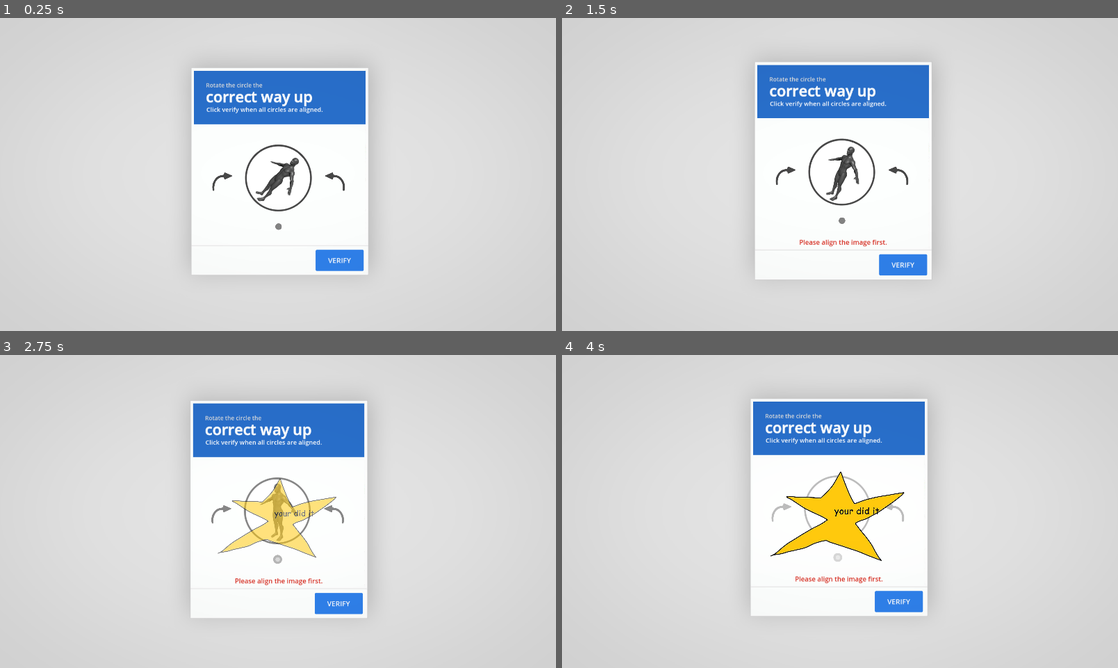
Above: before the commit, frames 1-4 (two rows, left to right).
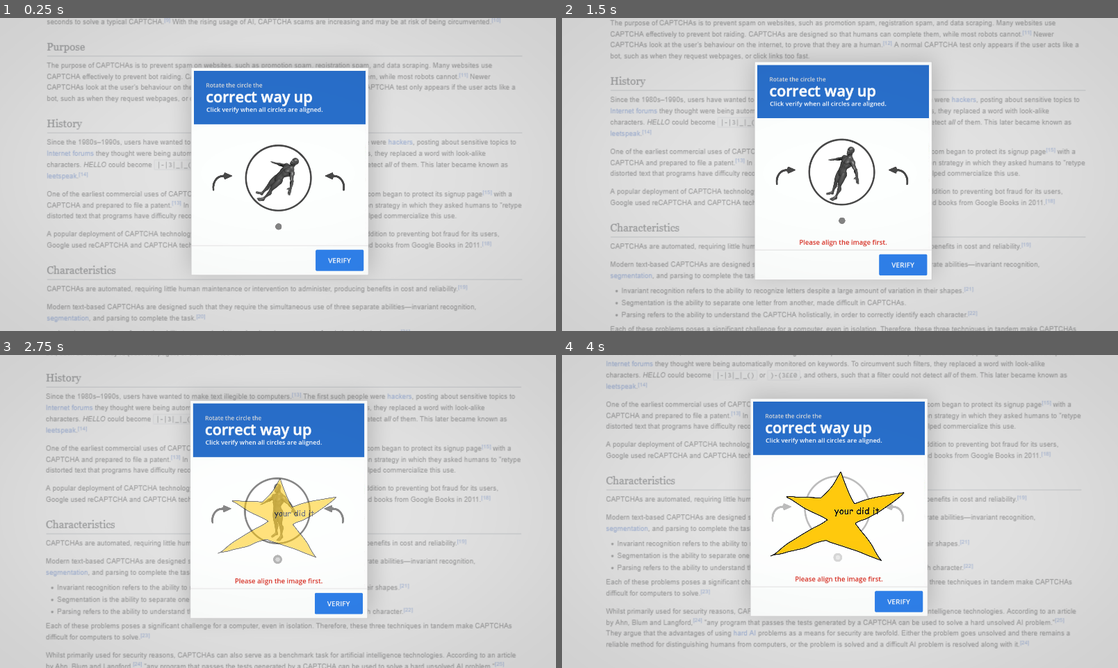
Above: after the commit, the same moments.

Repository: NonsenseNH/CaptchaWare
Game: Godot game, scene res://scenes/test_microgame.tscn
The game is run twice, just before and just after one commit, with the same random seed, the same clock (stepped at 60 frames per second) and the same inputs. This scene is started directly instead of the project's main scene. Sound files missing from this copy of the repository are replaced by a short silence.
Inputs (mouse positions are in pixels of both pictures, inside the frame that each line leads up to):
- Up to frame 1 (0.25 s): no input
- Up to frame 2 (1.5 s): tap Enter at 0.5 s; move the mouse to (962, 158) at 0.52 s; press the mouse at (962, 158) at 0.53 s; hold D (right) 0.53-1.25 s; release the mouse at (962, 158) at 1.25 s; drag from (728, 190) to (812, 237) at 1.27 s
- Up to frame 3 (2.75 s): move the mouse to (333, 442) at 2.02 s; press the mouse at (333, 442) at 2.03 s; hold D (right) from 2.03 s (still down)
- Up to frame 4 (4 s): release D (right) at 2.75 s; release the mouse at (895, 442) at 2.75 s; drag from (812, 574) to (673, 464) at 2.77 s; move the mouse to (1006, 558) at 3.52 s; press the mouse at (1006, 558) at 3.53 s; hold A (left) from 3.53 s (still down)

The runs differ from the first frame. In frame 1, 6.6% of the frame differs, in the area x 8-94%, y 0-100%; in frame 2, 7.8%, in the area x 8-95%, y 0-100%; in frame 3, 6.6%; in frame 4, 7.1%.

Commit message:
tweaked some stuffs

Diff:
--- a/default_bus_layout.tres
+++ b/default_bus_layout.tres
@@ -7,7 +7,7 @@
 resource_name = "PitchShift"
 
 [resource]
-bus/0/volume_db = -12.461078
+bus/0/volume_db = -0.32825565
 bus/0/effect/0/effect = SubResource("AudioEffectLimiter_j3pel")
 bus/0/effect/0/enabled = true
 bus/1/name = &"Music"
--- a/microgames/faceRightUp.tscn
+++ b/microgames/faceRightUp.tscn
@@ -406,7 +406,7 @@
 
 [node name="victory" type="AudioStreamPlayer" parent="sounds"]
 stream = ExtResource("10_sjvoe")
-volume_db = -1.17
+volume_db = -10.0
 bus = &"Sounds"
 
 [connection signal="pressed" from="arrowLeft" to="." method="_on_arrow_left_pressed"]
--- a/project.godot
+++ b/project.godot
@@ -21,10 +21,6 @@
 window/size/viewport_height=1080
 window/size/mode=2
 window/stretch/mode="viewport"
-
-[global_group]
-
-camera=""
 
 [input]
 
--- a/scenes/Main.tscn
+++ b/scenes/Main.tscn
@@ -2538,7 +2538,7 @@
 text = "Verification Failed. Please try again."
 autowrap_mode = 2
 
-[node name="MicrogameGameplay" type="Node2D" parent="."]
+[node name="MicrogameGameplay" type="Node2D" parent="." groups=["main_game"]]
 script = ExtResource("1_36rkl")
 
 [node name="bg" type="TextureRect" parent="MicrogameGameplay"]
--- a/scenes/test_microgame.tscn
+++ b/scenes/test_microgame.tscn
@@ -125,12 +125,12 @@
 texture = ExtResource("1_rmvoj")
 metadata/_edit_lock_ = true
 
-[node name="MicrogameGameplay" type="Node2D" parent="."]
+[node name="MicrogameGameplay" type="Node2D" parent="." groups=["main_game"]]
 script = ExtResource("2_xqagn")
 force_microgame = "faceRightUp"
 
 [node name="bg" type="TextureRect" parent="MicrogameGameplay"]
-self_modulate = Color(1, 1, 1, 0)
+self_modulate = Color(0.8901961, 0.8901961, 0.8901961, 0.3529412)
 z_index = -1
 material = SubResource("ShaderMaterial_qpfo2")
 anchors_preset = 15
--- a/scripts/gameplay.gd
+++ b/scripts/gameplay.gd
@@ -77,6 +77,8 @@
 var win_streak : int = 0
 
 var fails : int = 0
+
+signal on_transition_complete
 
 func _ready() -> void:
 	var file := FileAccess.open(JUDGEMENT_TEXT_LOCATION + "win_judgement_text.txt", FileAccess.READ)
@@ -424,6 +426,7 @@
 
 
 func _on_captcha_animation_player_animation_finished(anim_name: StringName) -> void:
-	if ["gametransition_end", "transition_speedup", "gametransition_gameover"].has(anim_name): return
-
+	if !["gametransition_end", "transition_speedup", "gametransition_gameover"].has(anim_name): return
+	print_debug('yes')
+	on_transition_complete.emit()
 	captcha_input_disabler.mouse_filter = Control.MOUSE_FILTER_IGNORE
--- a/scripts/microgame_load_test.gd
+++ b/scripts/microgame_load_test.gd
@@ -43,6 +43,8 @@
 	"tweenSpeed" : 1
 }
 
+signal on_transition_complete
+
 func _ready() -> void:
 	var bus_index = AudioServer.get_bus_index("Microgame Sounds")
 	AudioServer.set_bus_volume_db(bus_index, 0)
@@ -85,6 +87,8 @@
 
 	cur_microgame.global_position = ui_captcha_window.cur_game.global_position
 
+	on_transition_complete.emit()
+
 func override_instructions(big:String = "..n",small:String = "..n",ref:String = "..n") -> void:
 	var txt : Array = [big,small,ref]
 	for text_index in range(txt.size()):
--- a/scripts/microgames/phone_verification/phone_verification.gd
+++ b/scripts/microgames/phone_verification/phone_verification.gd
@@ -3,6 +3,7 @@
 const PHONE_CALL_WINDOW = preload("uid://bnyk2f5trja0r")
 
 @onready var camera = get_tree().get_first_node_in_group("camera")
+@onready var main_game = get_tree().get_first_node_in_group("main_game")
 @onready var phonenumber_label: Label = $phonenumber
 
 var phone_number: int = 0
@@ -35,20 +36,10 @@
 @onready var popup: AudioStreamPlayer = $popup
 
 func _ready() -> void:
+	main_game.on_transition_complete.connect(on_complete_transition)
 	phonenumber_label.text = generate_number()
 
 	how_many_fake_calls = randi_range(1, 3)
-
-	var cam_tween := create_tween()
-	cam_tween.tween_property(camera, "zoom", Vector2.ONE * 1.80, 4.0).set_ease(Tween.EASE_IN).set_trans(Tween.TRANS_CIRC)
-
-	await get_tree().create_timer(randf_range(2.0, 4.0)).timeout
-
-	cam_tween.stop()
-	cam_tween = create_tween()
-
-	cam_tween.tween_property(camera, "zoom", Vector2.ONE * 1.43, 0.2).set_ease(Tween.EASE_OUT).set_trans(Tween.TRANS_EXPO).from(Vector2.ONE * 2)
-	pop_up_window()
 
 
 func pop_up_window() -> void: #spawn window
@@ -115,6 +106,19 @@
 
 	force_end_mircogame()
 
+func on_complete_transition() -> void:
+	print_debug("yes")
+	var cam_tween := create_tween()
+	cam_tween.tween_property(camera, "zoom", Vector2.ONE * 1.80, 4.0).set_ease(Tween.EASE_IN).set_trans(Tween.TRANS_CIRC)
+
+	await get_tree().create_timer(randf_range(2.0, 4.0)).timeout
+
+	cam_tween.stop()
+	cam_tween = create_tween()
+
+	cam_tween.tween_property(camera, "zoom", Vector2.ONE * 1.43, 0.2).set_ease(Tween.EASE_OUT).set_trans(Tween.TRANS_EXPO).from(Vector2.ONE * 2)
+	pop_up_window()
+
 func on_call_declined() -> void:
 	if real_number_calling:
 		await get_tree().create_timer(0.5).timeout
